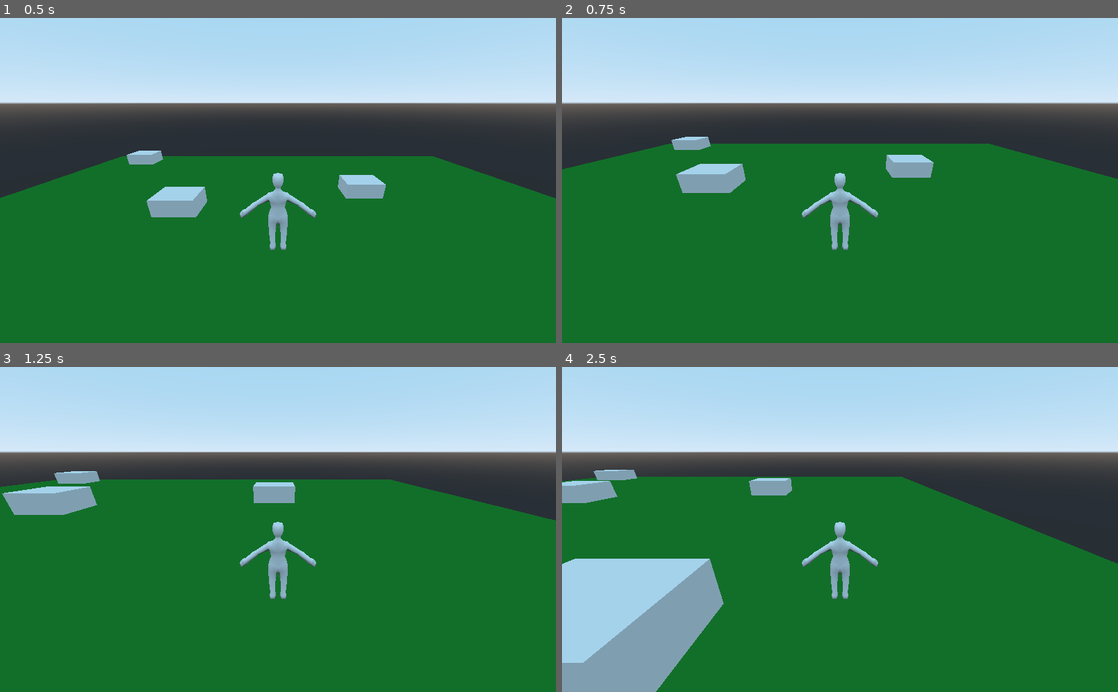
Above: before the commit, frames 1-4 (two rows, left to right).
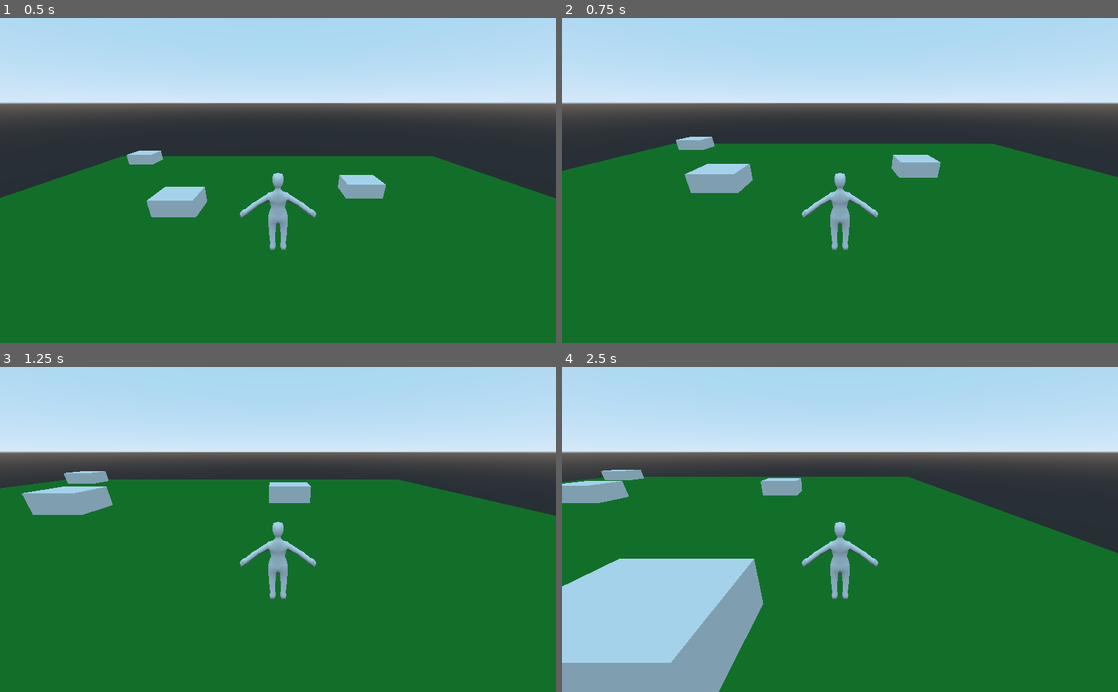
Above: after the commit, the same moments.

Repository: vjms/Godot3rdPersonTemplate
Game: Godot game, scene res://scenes/maps/Sandbox.tscn
Same seed, same stepped clock (60 frames per second), same inputs: the game is played once before the commit and once after it. The project has no main scene, so this scene is started directly.
Inputs:
- Up to frame 1 (0.5 s): no input
- Up to frame 2 (0.75 s): hold D (move_right) from 0.53 s (still down)
- Up to frame 3 (1.25 s): keep holding D (move_right)
- Up to frame 4 (2.5 s): release D (move_right) at 1.28 s; hold S (move_backward) 1.28-2.03 s; hold D (move_right) from 2.03 s (still down)

Frame 1 is identical in both runs. In frame 2, 0.7% of the frame differs, in the area x 0-100%, y 36-54%; in frame 3, 1.4%; in frame 4, 8.6%, in the area x 0-100%, y 31-100%.

Commit message:
added camera anchor, fixed typos, and declared variables private

Diff:
--- /dev/null
+++ b/scenes/character/Camera.gd
@@ -0,0 +1 @@
+extends Camera
--- a/scenes/character/Character.gd
+++ b/scenes/character/Character.gd
@@ -1,11 +1,12 @@
 extends KinematicBody
 
+onready var _camera_anchor = $CameraAnchor
 
 var _max_speed = 10.0
-var _acceleration = 10.0
-var _decelaration = 10.0
-var velocity := Vector3.ZERO
-var gravity := 9.81
+var _acceleration = 5.0
+var _deceleration = 10.0
+var _velocity := Vector3.ZERO
+var _gravity := -9.81
 
 
 func _physics_process(delta):
@@ -19,15 +20,14 @@
 	if Input.is_action_pressed("move_left"):
 		move_vector.y -= 1.0
 
-	var tmp = Vector2(velocity.x, velocity.z)
+	var tmp = Vector2(_velocity.x, _velocity.z)
 
 	if move_vector.length_squared() > 0.2:
 		tmp = lerp(tmp, move_vector.normalized() * _max_speed, delta * _acceleration)
 	else:
-		tmp = lerp(tmp, Vector2.ZERO, delta * _decelaration)
+		tmp = lerp(tmp, Vector2.ZERO, delta * _deceleration)
 
-
-	velocity.x = tmp.x
-	velocity.z = tmp.y
-	velocity.y += -gravity * delta
-	velocity = move_and_slide(velocity, Vector3.UP)
+	_velocity.x = tmp.x
+	_velocity.z = tmp.y
+	_velocity.y += _gravity * delta
+	_velocity = move_and_slide(_velocity, Vector3.UP)
--- a/scenes/character/Character.tscn
+++ b/scenes/character/Character.tscn
@@ -1,7 +1,8 @@
-[gd_scene load_steps=4 format=2]
+[gd_scene load_steps=5 format=2]
 
 [ext_resource path="res://scenes/character/LowPoly-Characters.obj" type="ArrayMesh" id=1]
 [ext_resource path="res://Scenes/Character/Character.gd" type="Script" id=2]
+[ext_resource path="res://scenes/character/Camera.gd" type="Script" id=3]
 
 [sub_resource type="CapsuleShape" id=1]
 radius = 0.253
@@ -18,6 +19,9 @@
 transform = Transform( 1, 0, 0, 0, -4.37114e-08, -1, 0, 1, -4.37114e-08, 0, 0, 0 )
 mesh = ExtResource( 1 )
 
-[node name="Camera" type="Camera" parent="."]
+[node name="CameraAnchor" type="Spatial" parent="."]
+
+[node name="Camera" type="Camera" parent="CameraAnchor"]
 transform = Transform( -4.37114e-08, 0.384166, -0.923264, 0, 0.923264, 0.384166, 1, 1.67924e-08, -4.03571e-08, -3.27741, 2.94545, 0 )
 fov = 82.2
+script = ExtResource( 3 )
